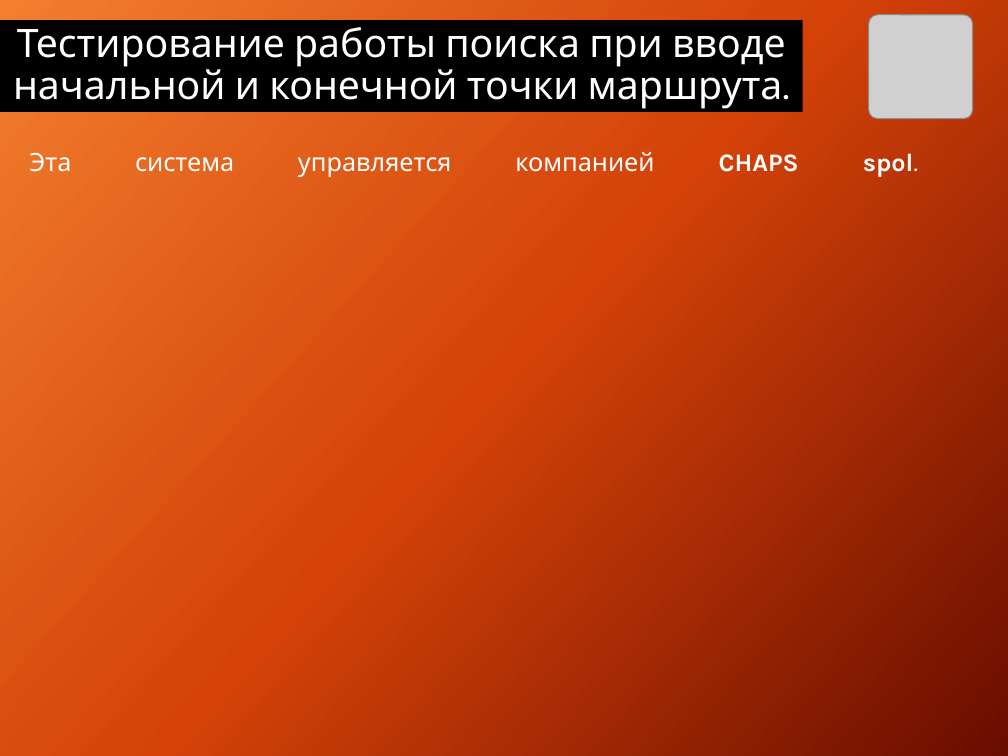
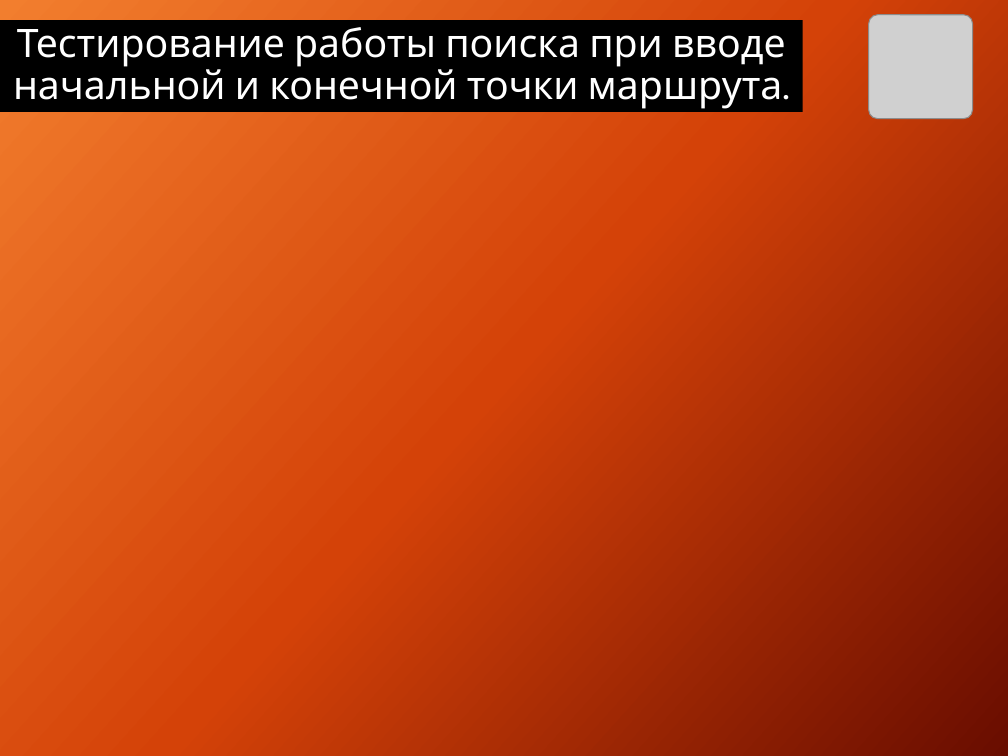
Before and after one commit to AlexDotu/Final_Project_ITStep, a slide deck: slide 8 of IDOS_TestProject_Dotu_Alexandr.pptx (slide 7 before the commit). Drawn at 1008x756 pixels with LibreOffice and Linux fonts; fonts in the diff are those of the drawing; grey boxes stand for pictures. Boxes give left, top, right and bottom in pixels: in the first picture for what was removed or moved away, otherwise in the second. Text is boxed around its words. In the diff, an @@ line names an element or a change of style, - is before the commit and + after.

```diff
--- a/IDOS_TestProject_Dotu_Alexandr.pptx
+++ b/IDOS_TestProject_Dotu_Alexandr.pptx
@@ text removed at (29,152,918,177) @@
-Эта система управляется компанией CHAPS spol.
```
Also in this commit, not shown: 2 other slides changed, 2 slides added.
